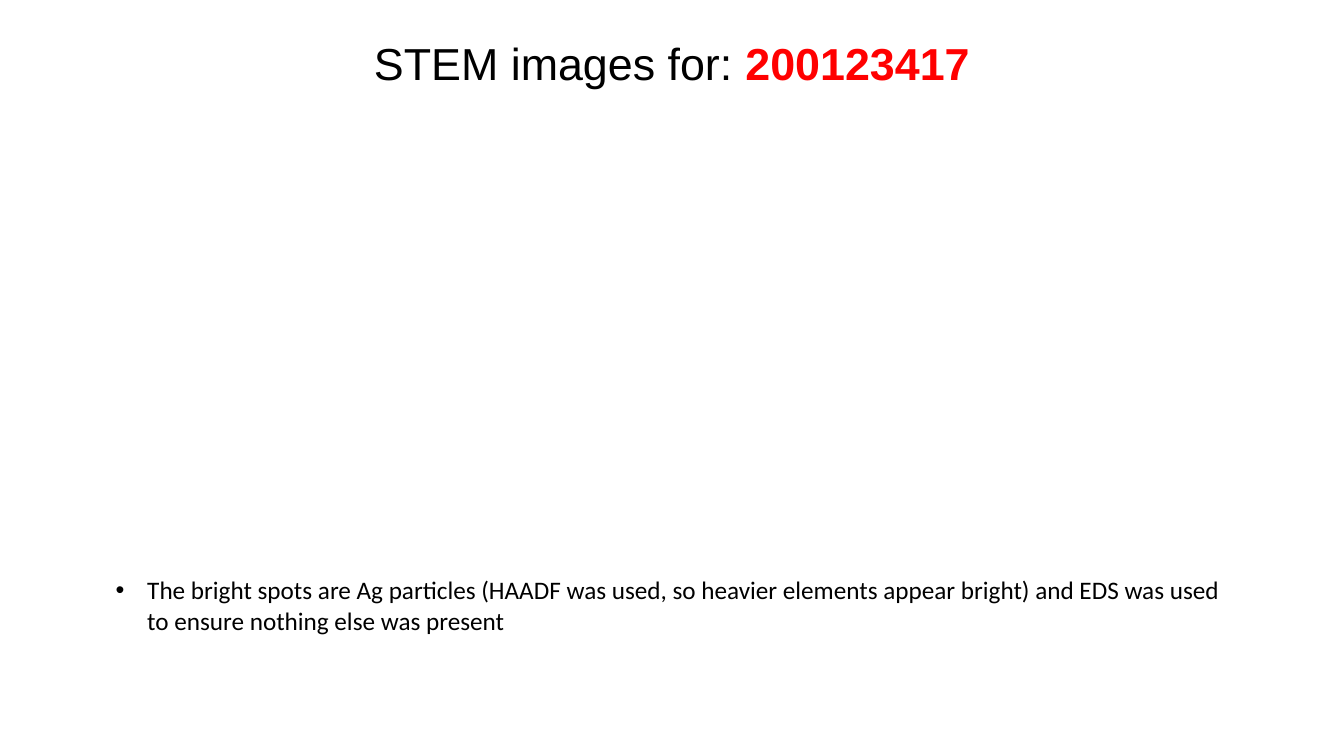
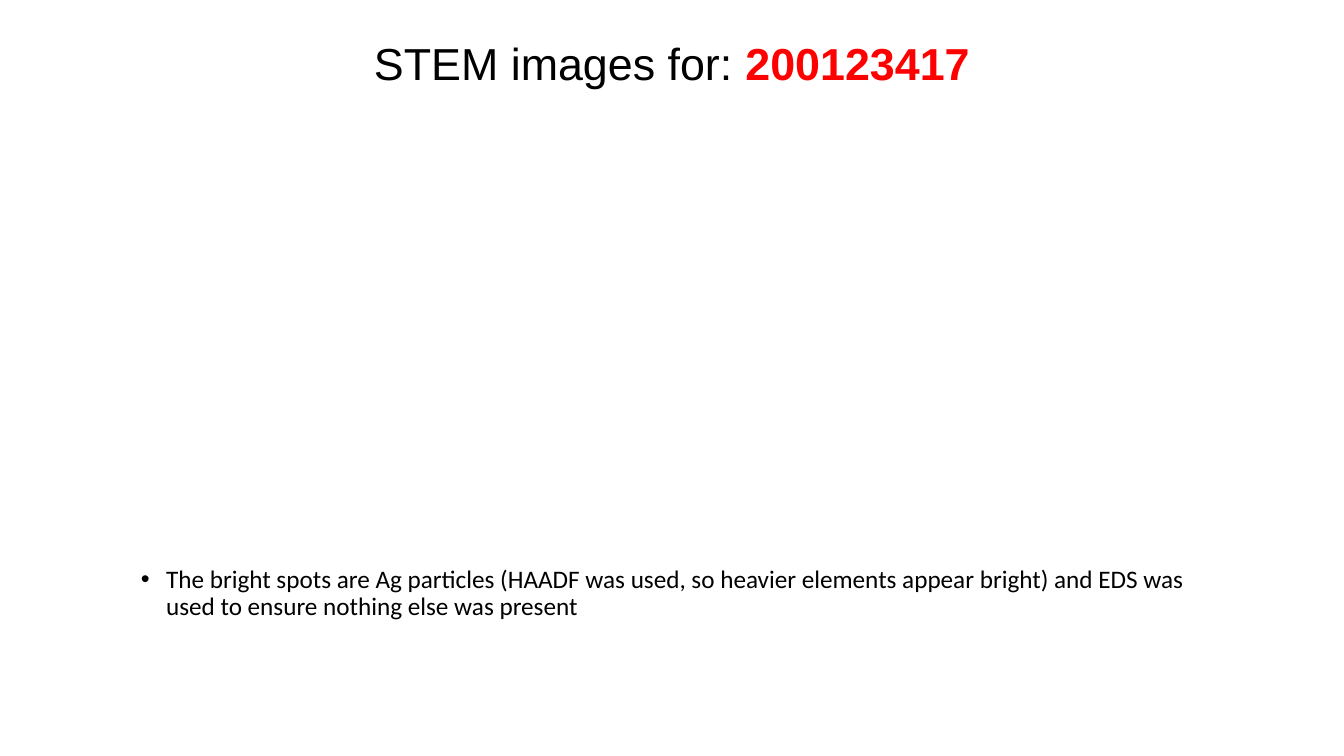
Before and after one commit to cvrl10/mini_project, a slide deck: slide 3 of report_template.pptx. Drawn at 1344x756 pixels with LibreOffice and Linux fonts; fonts in the diff are those of the drawing. Boxes give left, top, right and bottom in pixels: in the first picture for what was removed or moved away, otherwise in the second. Text is boxed around its words. In the diff, an @@ line names an element or a change of style, - is before the commit and + after.

Commit message:
added text to the textboxes of chart slide

```diff
--- a/report_template.pptx
+++ b/report_template.pptx
@@ text "The bright spots are Ag ...": place and size @@
-text "The bright spots are Ag ..." at <box>147,580,1219,635</box>
+text "The bright spots are Ag ..." at <box>166,569,1183,620</box>
@@ text "The bright spots are Ag ..." at <box>166,569,1183,620</box>: indent changed; line spacing 1 to 0.9; more space between paragraphs @@
```
Also in this commit, not shown: 2 slides added, 1 slide removed, 8 other files.
